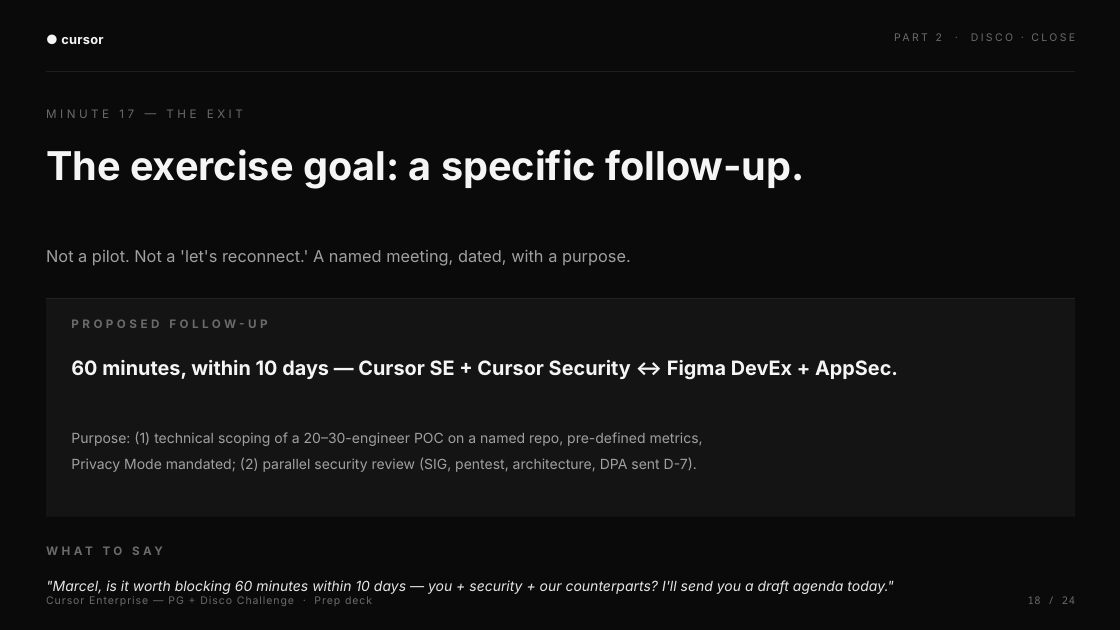
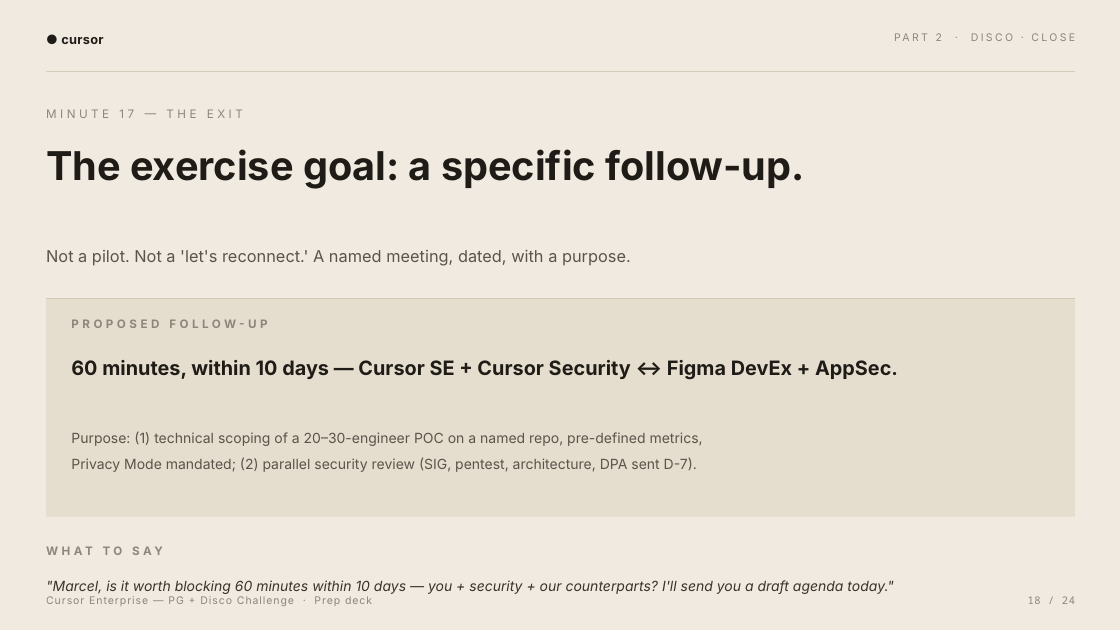
Before and after one commit to heliemonnoyeur-source/media-ae-cockpit, a slide deck: slide 18 of decks/Cursor_Enterprise_Disco_Challenge.pptx. Drawn at 1120x630 pixels with LibreOffice and Linux fonts; fonts in the diff are those of the drawing. Boxes give left, top, right and bottom in pixels: in the first picture for what was removed or moved away, otherwise in the second. Text is boxed around its words. In the diff, an @@ line names an element or a change of style, - is before the commit and + after.

```diff
--- a/decks/Cursor_Enterprise_Disco_Challenge.pptx
+++ b/decks/Cursor_Enterprise_Disco_Challenge.pptx
@@ rectangle at bbox=[0, 0, 1120, 630]: fill #0A0A0A to #F0EAE0 @@
@@ rectangle at bbox=[46, 71, 1075, 72]: fill #2A2A2A to #C8BDA8 @@
@@ text "Not a pilot. Not a ..." at bbox=[46, 250, 631, 266]: text colour #A0A0A0 to #5C544A @@
@@ rectangle at bbox=[46, 298, 1075, 299]: fill #2A2A2A to #C8BDA8 @@
@@ rectangle at bbox=[46, 298, 1075, 517]: fill #141414 to #E5DDCE @@
@@ text colour #F5F5F5 to #1F1B16 in 3 elements at bbox=[61, 37, 103, 44], bbox=[46, 149, 804, 189], bbox=[71, 360, 898, 380] @@
@@ text "Purpose: (1) technical scoping of ..." at bbox=[71, 432, 703, 472]: text colour #A0A0A0 to #5C544A @@
@@ text colour #6B6B6B to #8E867B in 6 elements at bbox=[936, 33, 1075, 41], bbox=[46, 596, 372, 606], bbox=[1028, 596, 1075, 604], bbox=[46, 109, 243, 118], bbox=[71, 319, 267, 328], bbox=[103, 546, 123, 555] @@
@@ text ""Marcel, is it worth blocking ..." at bbox=[46, 580, 893, 594]: text colour #E5E5E5 to #3A332C @@
```
Also in this commit, not shown: 23 other slides changed, 26 other files.
